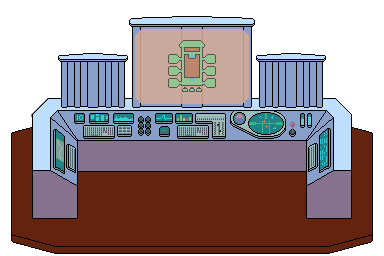
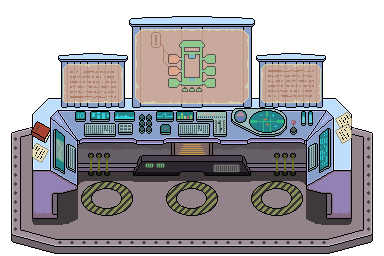
Revision of a layered 384px x 256px image; what changed, layer by layer:
showed "ship_impacted", painted on it over [70, 32, 314, 98]
added layer "papers" above "book" over [32, 112, 352, 163]
added layer "book" above "ship_ok" over [31, 121, 50, 143]
hid "ship_ok", painted on it over [70, 40, 314, 98]
painted on "screen" over [63, 29, 321, 104]
painted on "controls" over [74, 108, 313, 139]
added layer "console_sh" (57%) above "console_deco" over [32, 172, 352, 225]
added layer "console_deco" above "console" over [88, 142, 296, 176]
painted on "console" over [31, 98, 351, 219]
added layer "platform_deco" above "platform" over [81, 181, 303, 216]
painted on "platform" over [12, 121, 372, 253]
